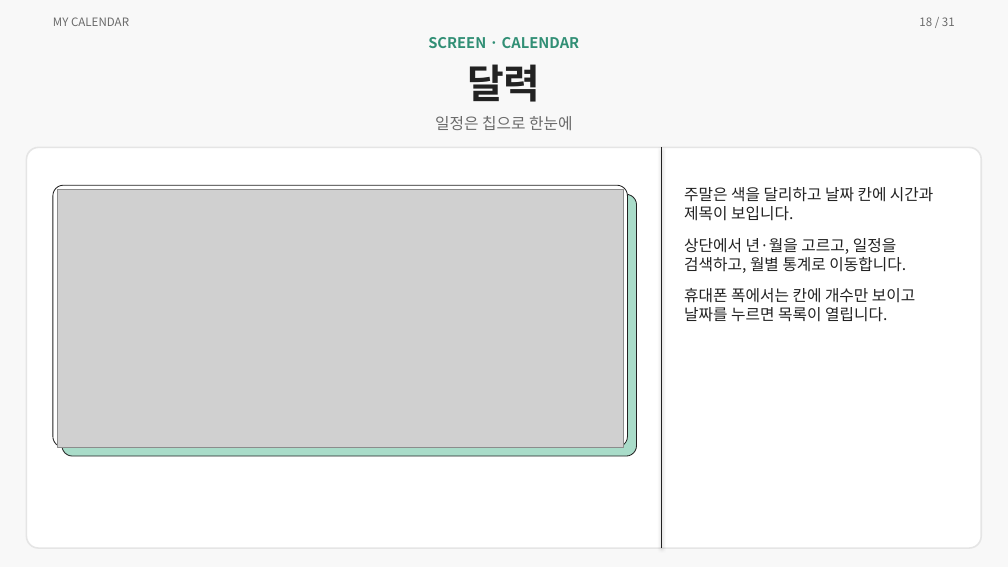
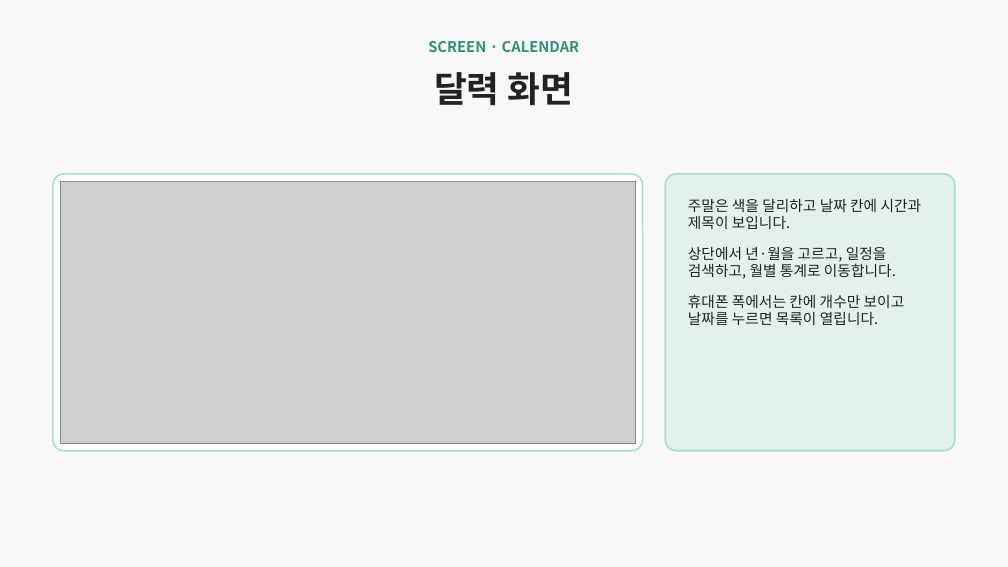
Before and after one commit to ho8566z/calendar-bot_word, a slide deck: slide 16 of ppt/개인 프로젝트.pptx (slide 18 before the commit). Drawn at 1008x567 pixels with LibreOffice and Linux fonts; fonts in the diff are those of the drawing; grey boxes stand for pictures. Boxes give left, top, right and bottom in pixels: in the first picture for what was removed or moved away, otherwise in the second. Text is boxed around its words. In the diff, an @@ line names an element or a change of style, - is before the commit and + after.

```diff
--- a/ppt/개인 프로젝트.pptx
+++ b/ppt/개인 프로젝트.pptx
@@ text removed at box(53, 17, 129, 26) @@
-MY CALENDAR
@@ text removed at box(919, 17, 955, 26) @@
-18 / 31
@@ text "SCREEN · CALENDAR": place and size @@
-text "SCREEN · CALENDAR" at box(428, 37, 580, 48)
+text "SCREEN · CALENDAR" at box(428, 41, 580, 52)
@@ text at box(434, 72, 574, 105): text changed; size 38 to 34 pt @@
-달력
+달력 화면
@@ text removed at box(435, 116, 572, 130) @@
-일정은 칩으로 한눈에
@@ rounded rectangle removed at box(26, 147, 982, 548) @@
@@ line removed from (662, 147) to (662, 548) @@
@@ rounded rectangle: place and size @@
-rounded rectangle at box(53, 185, 628, 447)
+rounded rectangle at box(53, 174, 643, 451)
@@ rounded rectangle at box(53, 174, 643, 451): outline #222222 0.8 pt to #A9DCC9 1.5 pt @@
@@ rounded rectangle added at box(665, 174, 955, 451), fill #E3F1EB, outline #A9DCC9 1.5 pt @@
@@ picture: place and size @@
-picture at box(57, 190, 623, 448)
+picture at box(60, 181, 635, 443)
@@ rounded rectangle removed at box(62, 194, 637, 456) @@
@@ text "주말은 색을 달리하고 날짜 칸에 ...": place and size @@
-text "주말은 색을 달리하고 날짜 칸에 ..." at box(684, 187, 933, 322)
+text "주말은 색을 달리하고 날짜 칸에 ..." at box(688, 199, 922, 325)
@@ text "주말은 색을 달리하고 날짜 칸에 ..." at box(688, 199, 922, 325): size 15 to 14 pt @@
```
Also in this commit, not shown: 26 other slides changed, 2 slides added, 4 slides removed.
